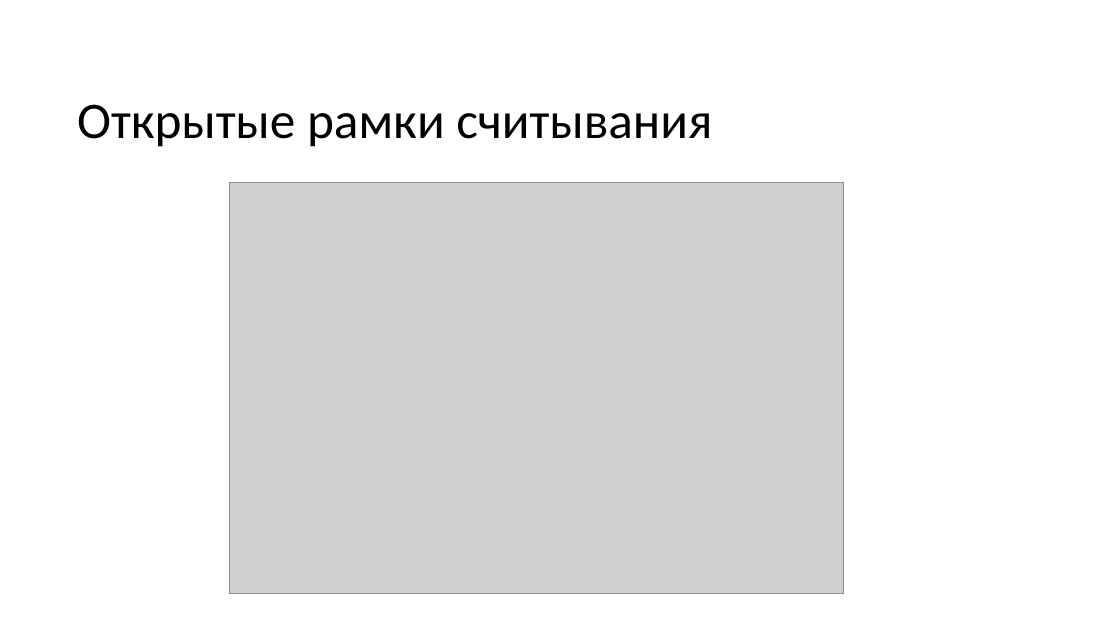
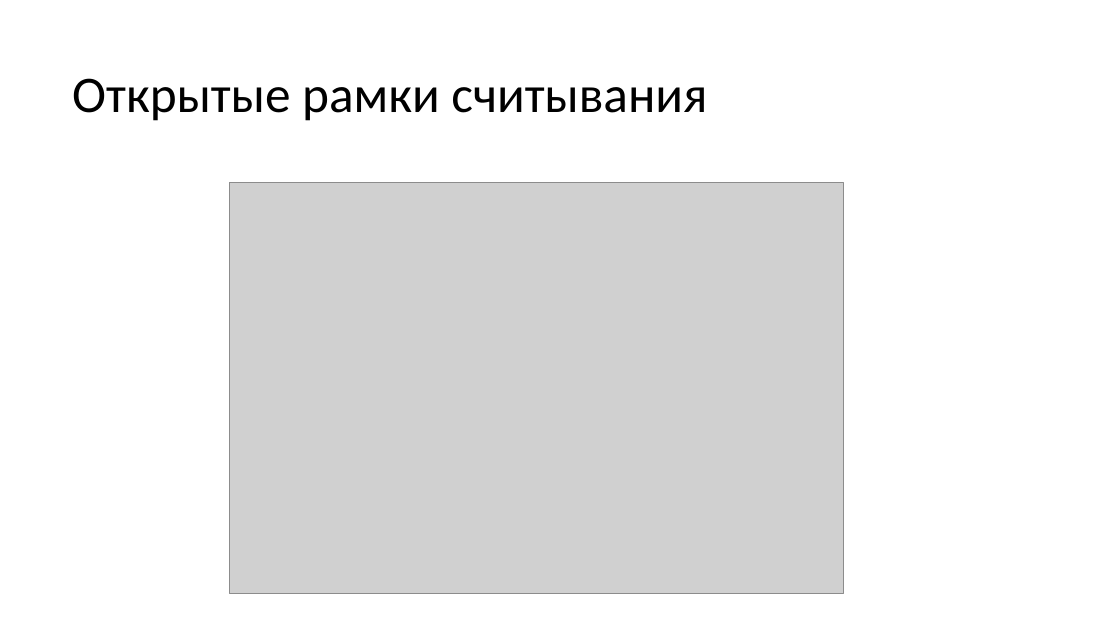
Before and after one commit to BioInfoTools/MACSE, a slide deck: slide 10 of Documentation/presentation/presentation.pptx. Drawn at 1120x630 pixels with LibreOffice and Linux fonts; fonts in the diff are those of the drawing; grey boxes stand for pictures. Boxes give left, top, right and bottom in pixels: in the first picture for what was removed or moved away, otherwise in the second. Text is boxed around its words. In the diff, an @@ line names an element or a change of style, - is before the commit and + after.

```diff
--- a/Documentation/presentation/presentation.pptx
+++ b/Documentation/presentation/presentation.pptx
@@ title "Открытые рамки считывания": place and size @@
-title "Открытые рамки считывания" at box(77, 104, 712, 147)
+title "Открытые рамки считывания" at box(72, 78, 707, 121)
```
Also in this commit, not shown: 1 other slide changed, 4 slides added, 2 other files.
